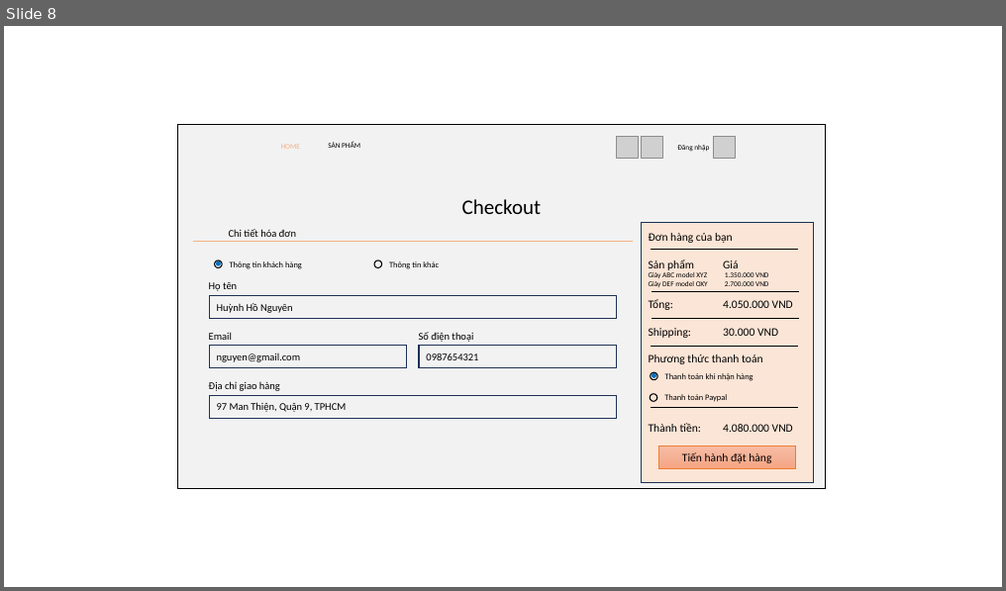
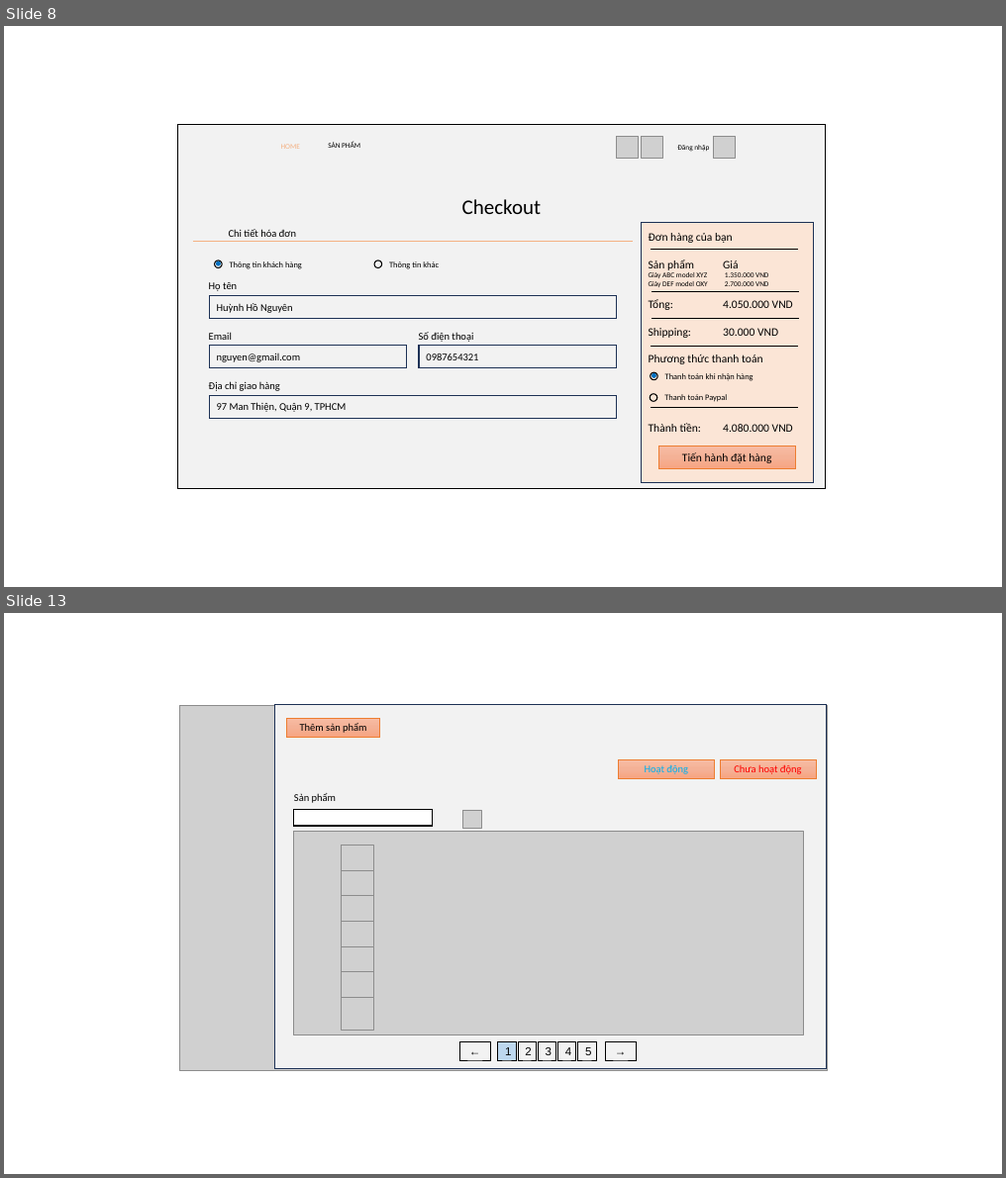
Before and after one commit to hnhhngn/shoes-store, a slide deck: BaoCao/2.Thiết kế hệ thống/GiaoDien.pptx. Shown one above the other, each under a label of ours: slide 8 before the commit, slides 8 and 13 after it; the slides between them are not shown. The pictures are 1006x591 and 1006x1178 pixels, drawn with LibreOffice and Linux fonts; fonts in the diff are those of the drawing; grey boxes stand for pictures; background and template pictures are left out. Boxes give left, top, right and bottom in pixels: in the first picture for what was removed or moved away, otherwise in the second. Text is boxed around its words. In the diff, an @@ line names an element or a change of style, - is before the commit and + after.

```diff
--- a/BaoCao/2.Thiết kế hệ thống/GiaoDien.pptx
+++ b/BaoCao/2.Thiết kế hệ thống/GiaoDien.pptx
@@ slide 13 added at (x1=4, y1=613, x2=1002, y2=1174), background #FFFFFF @@
@@ group added at (x1=179, y1=705, x2=828, y2=1071): 12 rectangles, 10 pictures, 1 text @@
+Thêm sản phẩm
+Chưa hoạt động
+Hoạt động
+Sản phẩm
+←
+→
+1
+2
+3
+4
+5
```
Also in this commit, not shown: 4 other slides added, 3 other files.
